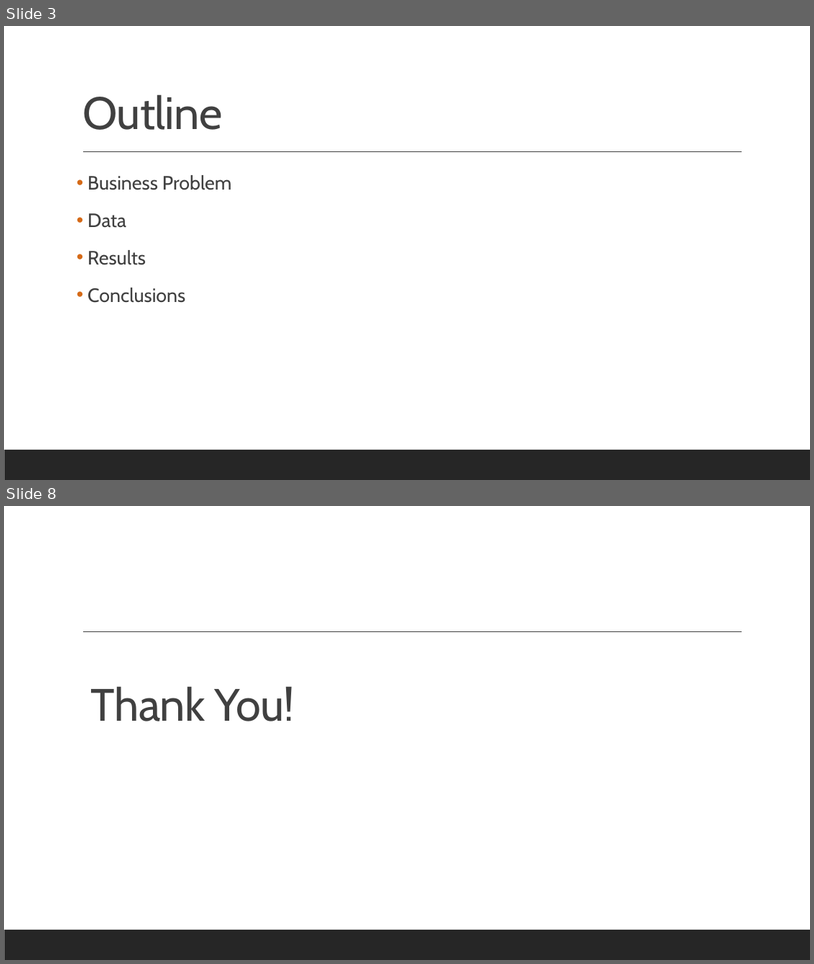
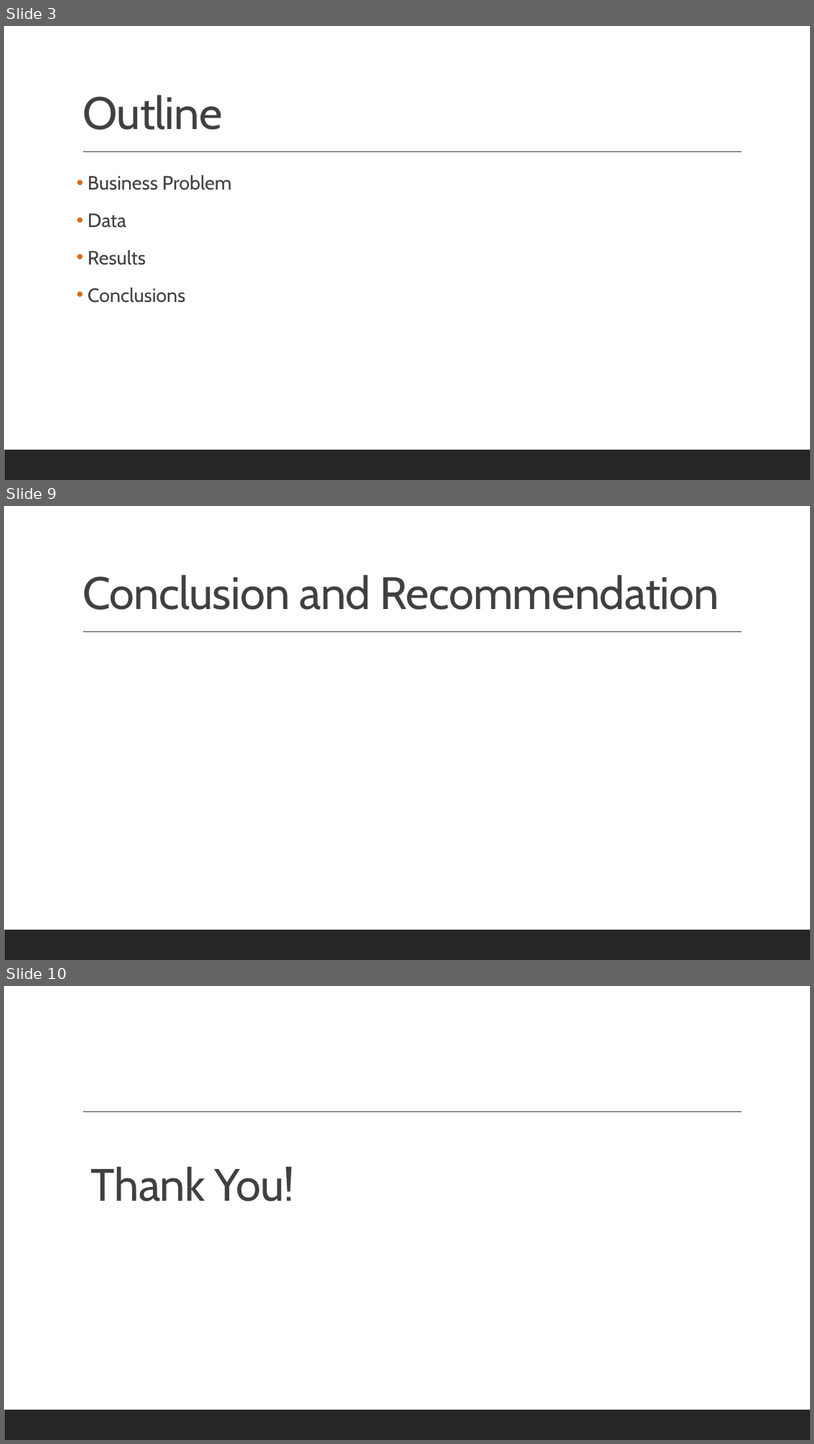
Before and after one commit to NicholusMagak/dsc-phase-1-project, a slide deck: Microsoft Studio Analysis.pptx. Shown one above the other, each under a label of ours: slides 3 and 8 before the commit, slides 3, 9 and 10 after it; the slides between them are not shown. The pictures are 814x964 and 814x1444 pixels, drawn with LibreOffice and Linux fonts; fonts in the diff are those of the drawing. Boxes give left, top, right and bottom in pixels: in the first picture for what was removed or moved away, otherwise in the second. Text is boxed around its words. In the diff, an @@ line names an element or a change of style, - is before the commit and + after.

```diff
--- a/Microsoft Studio Analysis.pptx
+++ b/Microsoft Studio Analysis.pptx
@@ slide 9 added at [4, 506, 810, 960], background #FFFFFF; not listed: 2 template elements that a slide beside it also shows @@
@@ title added at [82, 574, 720, 610], 54 pt, text #404040 @@
+Conclusion and Recommendation
@@ what was slide 8 is now slide 10 @@
```
Also in this commit, not shown: 1 slide changed, 5 other slides added, 4 slides removed, 1 other file.
